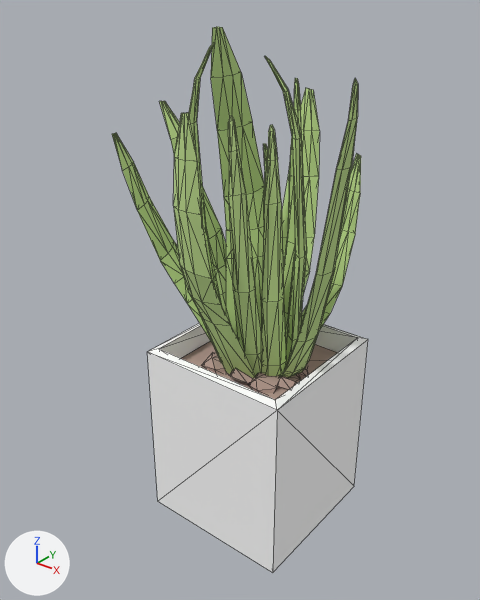
What one commit did to the glTF model Gardening/plant/plant_with_white_pot.gltf.
Before and after are seen from a camera (50 mm lens) standing at (0.21, -0.281, 0.324) and looking at (-0.012, -0.004, 0.152). Every picture has the same lights, and +X, +Y and +Z are marked at lower left. Mesh edges are drawn as thin lines.

Before the edit, the objects in view are built like this:
```python
ob_mesh1308825903 = bpy.data.objects.new('mesh1308825903', me_mesh1308825903)
ob_mesh1308825903.location = (0.0, 0.0, 0.0)
ob_mesh1406455588 = bpy.data.objects.new('mesh1406455588', me_mesh1406455588)
ob_mesh1406455588.location = (0.0, 0.0, 0.0)
ob_mesh1647754183 = bpy.data.objects.new('mesh1647754183', me_mesh1647754183)
ob_mesh1647754183.location = (0.0, 0.0, 0.0)
ob_mesh1781696643 = bpy.data.objects.new('mesh1781696643', me_mesh1781696643)
ob_mesh1781696643.location = (0.0, 0.0, 0.0)
ob_mesh1885116500 = bpy.data.objects.new('mesh1885116500', me_mesh1885116500)
ob_mesh1885116500.location = (0.0, 0.0, 0.0)
ob_mesh2053840647 = bpy.data.objects.new('mesh2053840647', me_mesh2053840647)
ob_mesh2053840647.location = (0.0, 0.0, 0.0)
ob_mesh31856083 = bpy.data.objects.new('mesh31856083', me_mesh31856083)
ob_mesh31856083.location = (0.0, 0.0, 0.0)
ob_mesh560799048 = bpy.data.objects.new('mesh560799048', me_mesh560799048)
ob_mesh560799048.location = (0.0, 0.0, 0.0)
ob_mesh714662036 = bpy.data.objects.new('mesh714662036', me_mesh714662036)
ob_mesh714662036.location = (0.0, 0.0, 0.0)
# also in view: 'mesh1507777984' at (0.016, 0.022, 0.163); 'mesh1377145234' at (0.005, 0.013, 0.185); 'mesh1025492697' at (-0.008, -0.014, 0.196); 'mesh24448074' at (-0.038, -0.002, 0.181)
```
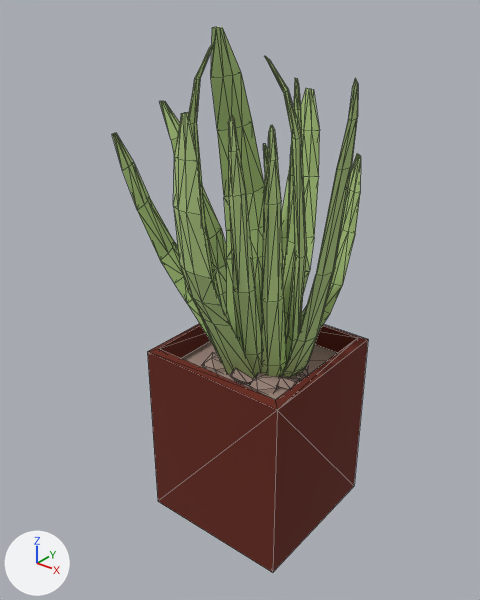
The newer file is also turned or shifted as a whole; pictures and numbers use the older file's frame.

Location of each change, [x1, y1, x2, y2] in pixels of the pictures (480 x 600 px):
'mesh1885116500', recoloured (white to red): [147, 323, 368, 573] in both
'mesh560799048', recoloured: [211, 27, 264, 338] in both
'mesh714662036', recoloured: [173, 113, 256, 378] in both
'mesh1647754183', recoloured: [280, 78, 358, 377] in both
'mesh1781696643', recoloured: [261, 125, 287, 376] in both
'mesh1308825903', recoloured: [228, 115, 262, 375] in both
'mesh1406455588', recoloured: [265, 57, 307, 363] in both
'mesh31856083', recoloured: [112, 133, 213, 344] in both
'mesh2053840647', recoloured: [282, 88, 320, 293] in both
'mesh1507777984', recoloured: [300, 153, 361, 329] in both
'mesh24448074', recoloured: [159, 101, 235, 332] in both
'mesh1377145234', recoloured: [283, 78, 302, 340] in both
'mesh1025492697', recoloured: [189, 42, 222, 306] in both
'mesh172818934', recoloured: [248, 373, 279, 393] in both
'mesh285410933', recoloured: [202, 352, 226, 373] in both
'mesh476784665', recoloured: [278, 375, 300, 390] in both
'mesh1987077651', recoloured: [230, 369, 254, 384] in both
'mesh1377232627', recoloured: [261, 144, 268, 335] in both
'mesh722357104', recoloured: [297, 366, 308, 378] in both

What the commit changed:
Material 'mat9' (mat_mat9) changes colour from green #c4e293 to green #b1cd84; in linear values from (0.55, 0.76, 0.29) to (0.44, 0.608, 0.232).
Material 'mat20' (mat_mat20) changes colour from beige #b69b90 to beige #a58c82; in linear values from (0.47, 0.33, 0.28) to (0.376, 0.264, 0.224).
Material 'mat21' (mat_mat21) changes colour from white #ffffff to dark red #662415; in linear values from (1.0, 1.0, 1.0) to (0.134, 0.0174, 0.00772).
